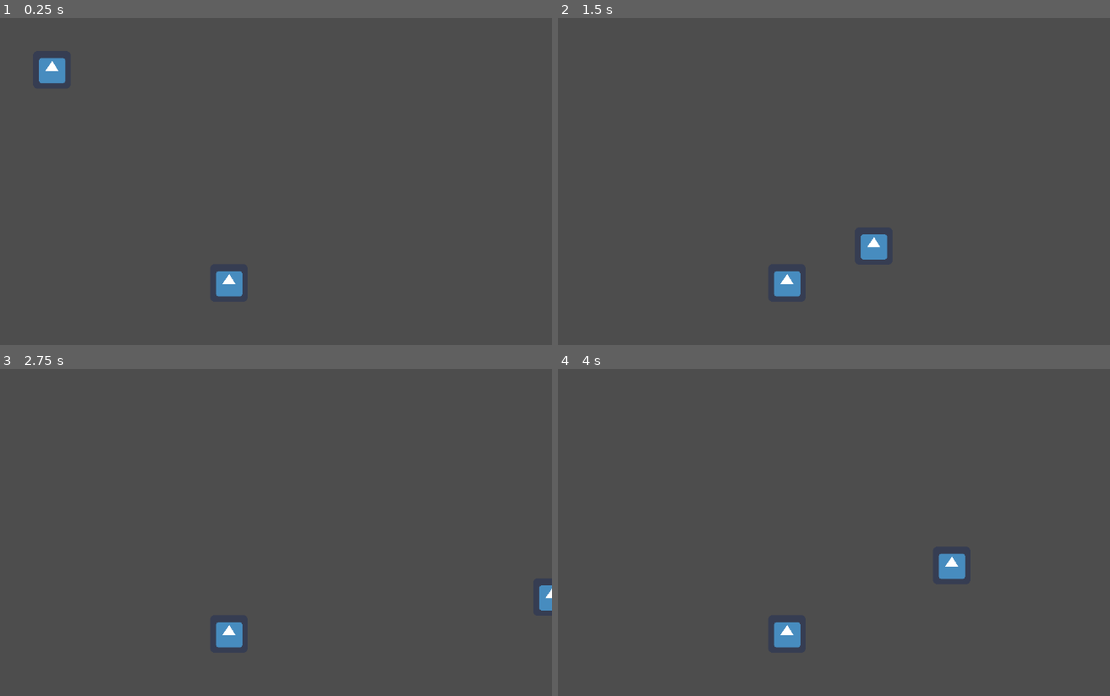
Above: before the commit, frames 1-4 (two rows, left to right).
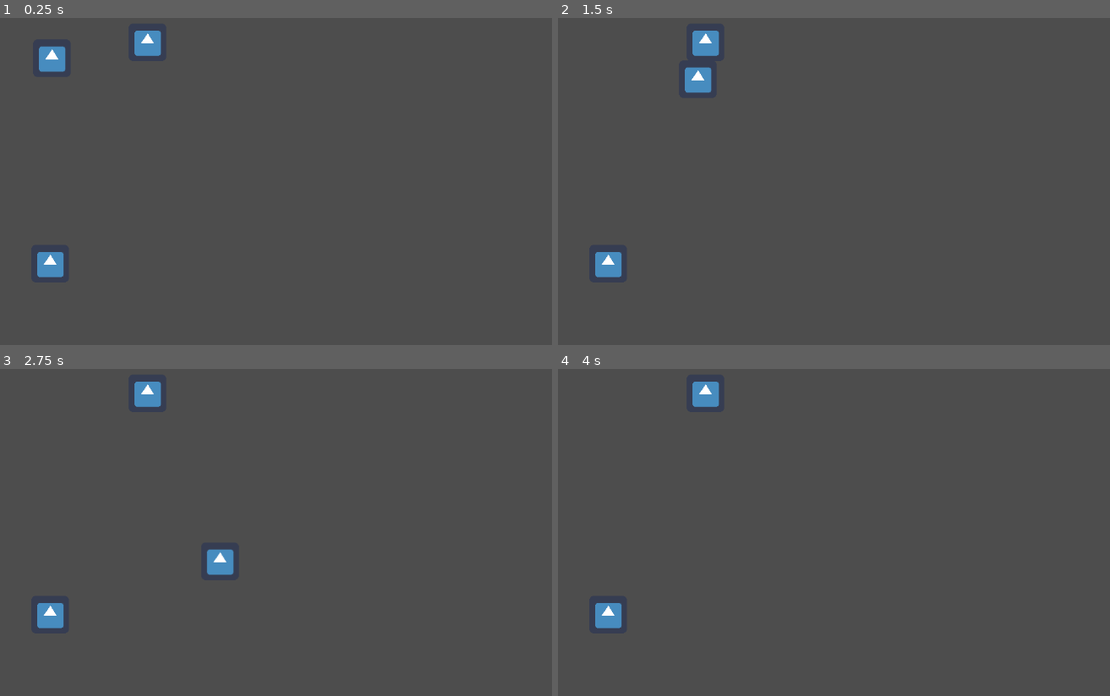
Above: after the commit, the same moments.

Repository: phepro/Project-informatica-1
Game: Godot game, scene res://main.tscn
Same seed, same stepped clock (60 frames per second), same inputs: the game is played once before the commit and once after it. The engine's default icon, where the game draws it, is replaced by a stand-in: a white triangle on a blue panel in a dark square.
Inputs:
- Up to frame 1 (0.25 s): no input
- Up to frame 2 (1.5 s): hold Right (move_right) 0.53-1.28 s; hold Down (move_down) from 1.28 s (still down)
- Up to frame 3 (2.75 s): release Down (move_down) at 2.03 s; hold Right (move_right) from 2.03 s (still down)
- Up to frame 4 (4 s): release Right (move_right) at 2.78 s; hold Up (move_up) 2.78-3.53 s; hold Left (move_left) from 3.53 s (still down)

The runs differ from the first frame. In frame 1, 1.5% of the frame differs, in the area x 6-44%, y 3-86%; in frame 2, 1.9%, in the area x 6-60%, y 3-86%; in frame 3, 1.7%; in frame 4, 1.5%.

Commit message:
Ground Collision Works Propperly
Now you can stand on blocks and you fall if there is nothing beneath you. Other collision still needs work

Diff:
--- a/Game/floor.tscn
+++ /dev/null
@@ -1,17 +0,0 @@
-[gd_scene load_steps=3 format=3 uid="uid://c6up84g47s4ej"]
-
-[ext_resource type="Texture2D" uid="uid://cqicihudtgbno" path="res://icon.png" id="1_oj3tl"]
-
-[sub_resource type="WorldBoundaryShape2D" id="WorldBoundaryShape2D_cgngl"]
-distance = 7.0
-
-[node name="Floor" type="StaticBody2D"]
-metadata/_edit_group_ = true
-
-[node name="CollisionShape2D" type="CollisionShape2D" parent="."]
-position = Vector2(0, -56)
-shape = SubResource("WorldBoundaryShape2D_cgngl")
-one_way_collision_margin = 2.0
-
-[node name="Sprite2D" type="Sprite2D" parent="."]
-texture = ExtResource("1_oj3tl")
--- a/Game/main.tscn
+++ b/Game/main.tscn
@@ -1,12 +1,15 @@
 [gd_scene load_steps=3 format=3 uid="uid://b1dqlwn2m7l8i"]
 
-[ext_resource type="PackedScene" uid="uid://c6up84g47s4ej" path="res://floor.tscn" id="1_ig7tw"]
+[ext_resource type="PackedScene" uid="uid://c6up84g47s4ej" path="res://tile.tscn" id="1_ig7tw"]
 [ext_resource type="PackedScene" uid="uid://c2bse5e4s3is1" path="res://player.tscn" id="2_0xm2m"]
 
 [node name="Main" type="Node"]
 
-[node name="Floor" parent="." instance=ExtResource("1_ig7tw")]
-position = Vector2(601, 542)
-
 [node name="player" parent="." instance=ExtResource("2_0xm2m")]
 position = Vector2(299, 158)
+
+[node name="tile" parent="." instance=ExtResource("1_ig7tw")]
+position = Vector2(296, 509)
+
+[node name="tile2" parent="." instance=ExtResource("1_ig7tw")]
+position = Vector2(462, 131)
--- a/Game/player.gd
+++ b/Game/player.gd
@@ -1,38 +1,50 @@
 extends Area2D
 signal hit
-@export var speed = 600
+@export var speed = 200
 var x_velocity = 0
 var y_velocity = 0
 var x_acceleration = 0
 var y_acceleration = 0
+var collision_radius
+var raycast_collision = 100000
 var screen_size
-var collision_radius
-var touching_ground
+var touching_ground = false
+
 
 # Called when the node enters the scene tree for the first time.
 func _ready() -> void:
 	screen_size = get_viewport_rect().size
 	collision_radius = $CollisionShape2D.shape.size.y / 2
 
+
+#returns the maximum/minimum value that isn't zero
+func compare_non_zero(a, b, mode):
+	if a == 0:
+		return b
+	if b == 0:
+		return a
+	if mode == "min":
+		return min(a, b)
+	if mode == "max":
+		return max(a, b)
+
+
 # Called every frame. 'delta' is the elapsed time since the previous frame.
 func _process(delta) -> void:
 	x_velocity = 0
-	y_velocity = 0
 	if Input.is_action_pressed("move_right"):
 		x_velocity += 1
 	if Input.is_action_pressed("move_left"):
 		x_velocity -= 1
 	if Input.is_action_pressed("move_up"):
 		if touching_ground:
-			y_acceleration = -40
+			y_acceleration = -10
+			y_velocity = -30
 	if Input.is_action_pressed("move_down"):
 		y_velocity += 1
 
-	#Creates the raycast and checks for collision
-	var space_state = get_world_2d().direct_space_state
-	var query = PhysicsRayQueryParameters2D.create(Vector2(position.x, position.y), Vector2(position.x, position.y + 400))
-	var result = space_state.intersect_ray(query)
 
+func _physics_process(delta) -> void:
 	#gravity
 	if !touching_ground:
 		y_acceleration += 1
@@ -41,20 +53,28 @@
 	x_velocity += x_acceleration * delta
 	y_velocity += y_acceleration * delta
 
+	#moves the player
+	position.x += x_velocity * delta * speed
+	position.y += y_velocity * delta
 
-	#moves the player
-	position.x += x_velocity * speed * delta
-	position.y += y_velocity * speed * delta
-	if result:
-		position.y = min(position.y, result.position.y)
-		if position.y == result.position.y:
+	#Checks for raycast hit
+	if $RayCast2D_DownLeft.is_colliding() or $RayCast2D_DownRight.is_colliding():
+		raycast_collision = compare_non_zero($RayCast2D_DownLeft.get_collision_point().y, $RayCast2D_DownRight.get_collision_point().y, "min")
+		#Pushes players out of collision boxes
+		if position.y + collision_radius >= raycast_collision:
+			position.y = raycast_collision - collision_radius
 			touching_ground = true
 			y_acceleration = 0
+			y_velocity = 0
 		else:
 			touching_ground = false
 	else:
 		touching_ground = false
-	position = position.clamp(Vector2.ZERO, screen_size)
+
+	#checks if player goes below screen
+	if position.y + collision_radius >= screen_size.y:
+		pass
+		print("dead")
 
 
 func _on_body_entered(body: Node2D) -> void:
--- a/Game/player.tscn
+++ b/Game/player.tscn
@@ -27,4 +27,36 @@
 [node name="CollisionShape2D" type="CollisionShape2D" parent="."]
 shape = SubResource("RectangleShape2D_hqtel")
 
+[node name="RayCast2D_DownLeft" type="RayCast2D" parent="."]
+position = Vector2(-31, 31)
+target_position = Vector2(0, 64)
+
+[node name="RayCast2D_DownRight" type="RayCast2D" parent="."]
+position = Vector2(31, 31)
+target_position = Vector2(0, 64)
+
+[node name="RayCast2D_UpLeft" type="RayCast2D" parent="."]
+position = Vector2(-31, -31)
+target_position = Vector2(0, -64)
+
+[node name="RayCast2D_UpRight" type="RayCast2D" parent="."]
+position = Vector2(31, -31)
+target_position = Vector2(0, -64)
+
+[node name="RayCast2D_RightUpper" type="RayCast2D" parent="."]
+position = Vector2(31, -31)
+target_position = Vector2(64, 0)
+
+[node name="RayCast2D_RightLower" type="RayCast2D" parent="."]
+position = Vector2(31, 31)
+target_position = Vector2(64, 0)
+
+[node name="RayCast2D_LeftUpper" type="RayCast2D" parent="."]
+position = Vector2(-31, -31)
+target_position = Vector2(-64, 0)
+
+[node name="RayCast2D_LeftLower" type="RayCast2D" parent="."]
+position = Vector2(-31, 31)
+target_position = Vector2(-64, 0)
+
 [connection signal="body_entered" from="." to="." method="_on_body_entered"]
--- /dev/null
+++ b/Game/tile.tscn
@@ -0,0 +1,16 @@
+[gd_scene load_steps=3 format=3 uid="uid://c6up84g47s4ej"]
+
+[ext_resource type="Texture2D" uid="uid://cqicihudtgbno" path="res://icon.png" id="1_n3f48"]
+
+[sub_resource type="RectangleShape2D" id="RectangleShape2D_n3f48"]
+size = Vector2(64, 64)
+
+[node name="tile" type="StaticBody2D"]
+metadata/_edit_group_ = true
+
+[node name="CollisionShape2D" type="CollisionShape2D" parent="."]
+shape = SubResource("RectangleShape2D_n3f48")
+one_way_collision_margin = 2.0
+
+[node name="Sprite2D" type="Sprite2D" parent="."]
+texture = ExtResource("1_n3f48")
